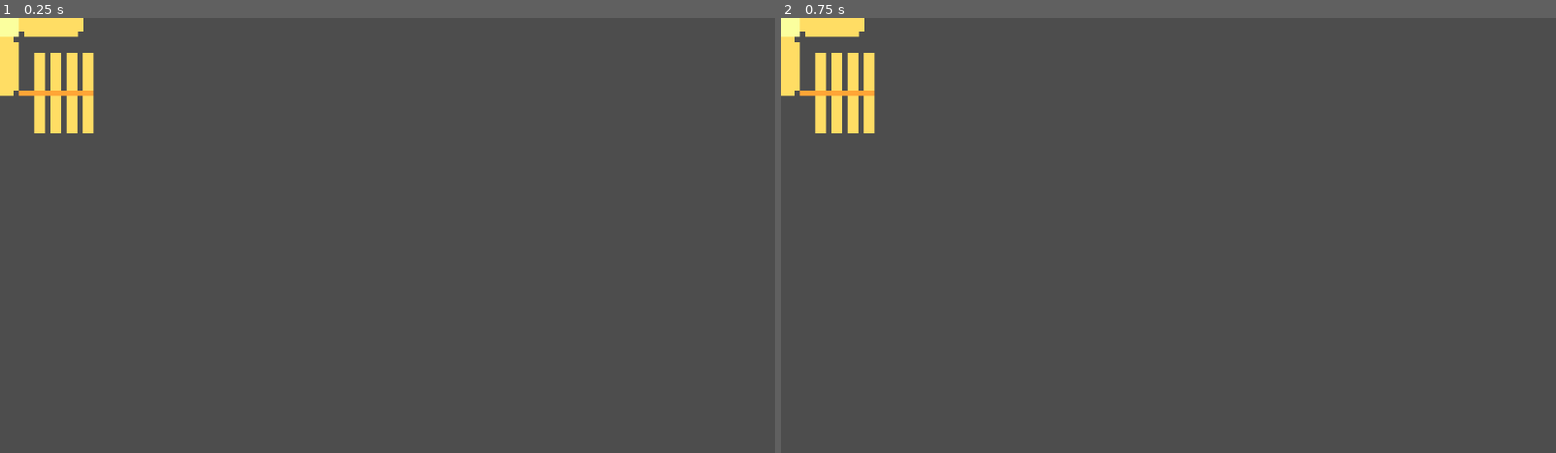
Above: before the commit, frames 1-2 (left to right).
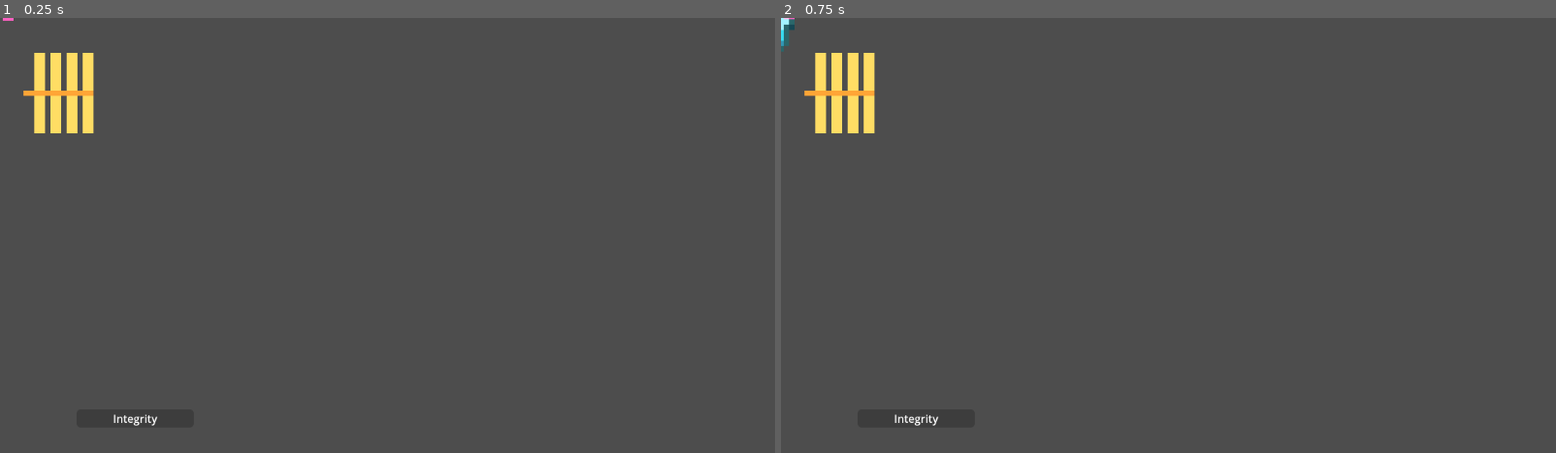
Above: after the commit, the same moments.

Repository: Salkin-Niklas/exgat
Game: Godot game, scene res://scenes/world.tscn
Same seed, same stepped clock (60 frames per second), same inputs: the game is played once before the commit and once after it. This scene is started directly instead of the project's main scene.
Inputs:
- Up to frame 1 (0.25 s): no input
- Up to frame 2 (0.75 s): tap Enter at 0.5 s; hold W (Boost) from 0.53 s (still down)

The runs differ from the first frame. In frame 1, 0.9% of the frame differs, in the area x 0-21%, y 0-94%; in frame 2, 0.9%.
Error in both runs: Trying to assign value of type 'AnimatedSprite2D' to a variable of type 'CharacterBody2D'. (res://scripts/world.gd:3)

Commit message:
UPDATE: gui and station

Diff:
--- a/scenes/world.tscn
+++ b/scenes/world.tscn
@@ -1,16 +1,74 @@
-[gd_scene load_steps=4 format=3 uid="uid://cauqma237b67i"]
+[gd_scene load_steps=6 format=3 uid="uid://cauqma237b67i"]
 
 [ext_resource type="Script" uid="uid://bk3krcfphvl38" path="res://scripts/world.gd" id="1_4wyf3"]
 [ext_resource type="PackedScene" uid="uid://cpanwsqsc672a" path="res://scenes/player.tscn" id="1_nnsk1"]
 [ext_resource type="PackedScene" uid="uid://dq1252xoyga2v" path="res://scenes/station.tscn" id="2_rwgxs"]
 
+[sub_resource type="LabelSettings" id="LabelSettings_4wyf3"]
+line_spacing = 0.0
+
+[sub_resource type="LabelSettings" id="LabelSettings_k0juu"]
+font_size = 35
+
 [node name="World" type="Node2D"]
 script = ExtResource("1_4wyf3")
 
 [node name="Game" type="CanvasLayer" parent="."]
+follow_viewport_enabled = true
 
 [node name="Player" parent="Game" instance=ExtResource("1_nnsk1")]
 
 [node name="Station" parent="Game" instance=ExtResource("2_rwgxs")]
 
 [node name="GUI" type="CanvasLayer" parent="."]
+
+[node name="healthbar" type="Control" parent="GUI"]
+layout_mode = 3
+anchors_preset = 0
+offset_left = 96.0
+offset_top = 576.0
+offset_right = 136.0
+offset_bottom = 616.0
+
+[node name="ProgressBar" type="ProgressBar" parent="GUI/healthbar"]
+layout_mode = 1
+anchors_preset = 8
+anchor_left = 0.5
+anchor_top = 0.5
+anchor_right = 0.5
+anchor_bottom = 0.5
+offset_left = -2.0
+offset_top = -13.5
+offset_right = 172.0
+offset_bottom = 13.5
+grow_horizontal = 2
+grow_vertical = 2
+show_percentage = false
+
+[node name="Label" type="Label" parent="GUI/healthbar/ProgressBar"]
+layout_mode = 1
+anchors_preset = 15
+anchor_right = 1.0
+anchor_bottom = 1.0
+grow_horizontal = 2
+grow_vertical = 2
+text = "Integrity"
+label_settings = SubResource("LabelSettings_4wyf3")
+horizontal_alignment = 1
+vertical_alignment = 1
+
+[node name="gameover" type="Control" parent="GUI"]
+visible = false
+layout_mode = 3
+anchors_preset = 0
+offset_left = 528.0
+offset_top = 336.0
+offset_right = 568.0
+offset_bottom = 376.0
+
+[node name="Label" type="Label" parent="GUI/gameover"]
+layout_mode = 0
+offset_right = 40.0
+offset_bottom = 23.0
+text = "Game Over"
+label_settings = SubResource("LabelSettings_k0juu")
--- a/scripts/station.gd
+++ b/scripts/station.gd
@@ -9,6 +9,7 @@
 	if health<=0:
 		emit_signal("gameover")
 	$Sprite2D.texture = preload("res://assets/station/station.png")
+	$Sprite2D.hide()
 
 func _on_area_shape_entered(_area_rid: RID, area: Area2D, area_shape_index: int, local_shape_index: int) -> void:
 	var other_shape_owner = area.shape_find_owner(area_shape_index)
@@ -18,6 +19,8 @@
 	var local_shape_owner = shape_find_owner(local_shape_index)
 	var local_shape_node = shape_owner_get_owner(local_shape_owner)
 	local_shape_node.get_child(0).texture = preload("res://assets/station/panel.png")
+	local_shape_node.get_child(0).texture.hide()
+	local_shape_node.disabled = true
 	health -= 1
 	emit_signal("health_changed", health)
 	print("station damaged, ", health)
